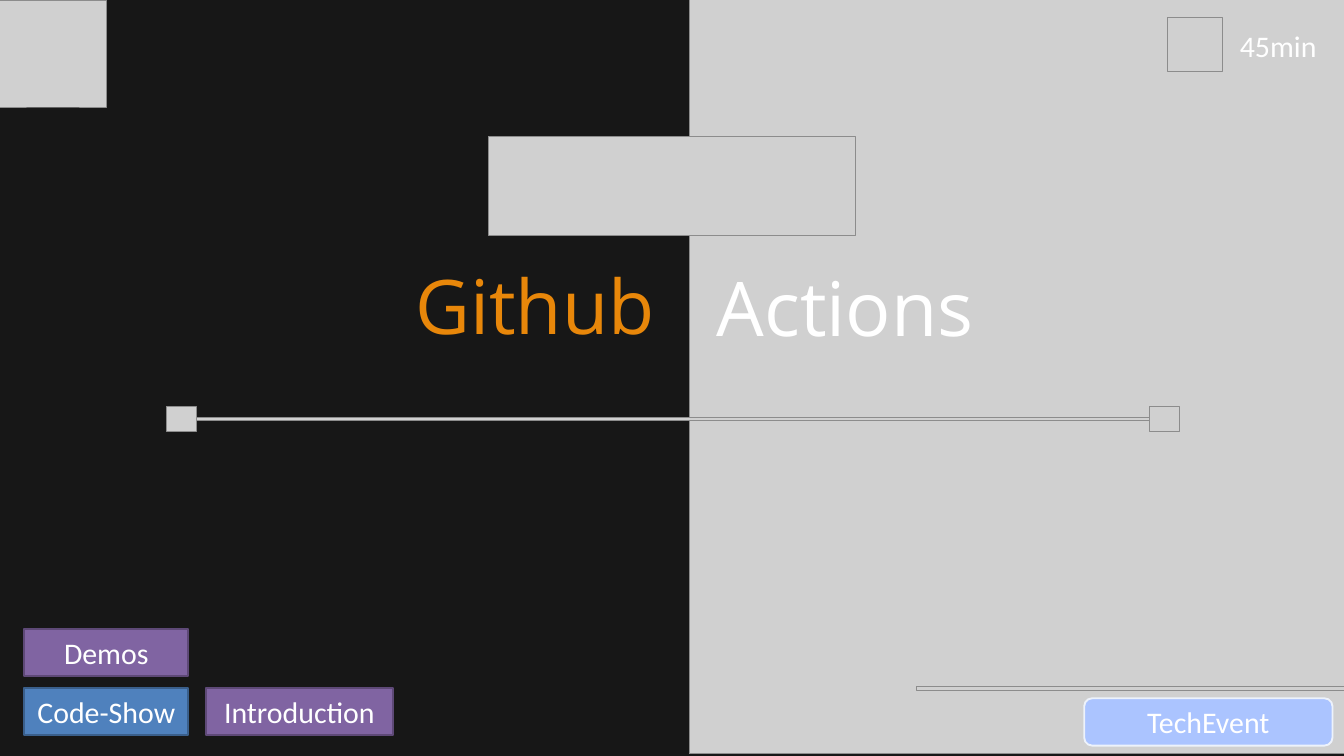
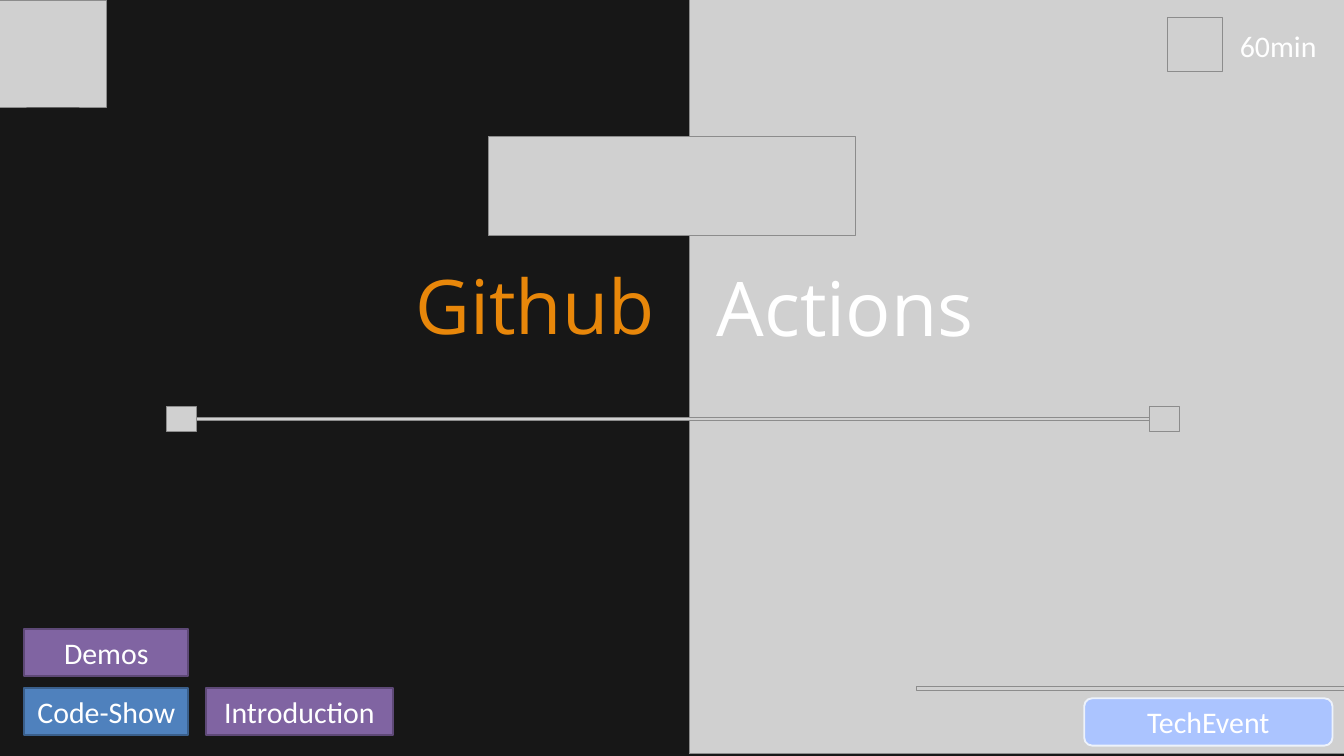
Before and after one commit to itenium-be/Github-Actions, a slide deck: slide 1 of Github-Actions.pptx. Drawn at 1344x756 pixels with LibreOffice and Linux fonts; fonts in the diff are those of the drawing; grey boxes stand for pictures. Boxes give left, top, right and bottom in pixels: in the first picture for what was removed or moved away, otherwise in the second. Text is boxed around its words. In the diff, an @@ line names an element or a change of style, - is before the commit and + after.

Commit message:
pptx: duration

```diff
--- a/Github-Actions.pptx
+++ b/Github-Actions.pptx
@@ text at (x1=1240, y1=37, x2=1317, y2=57): text changed @@
-45min
+60min
```
